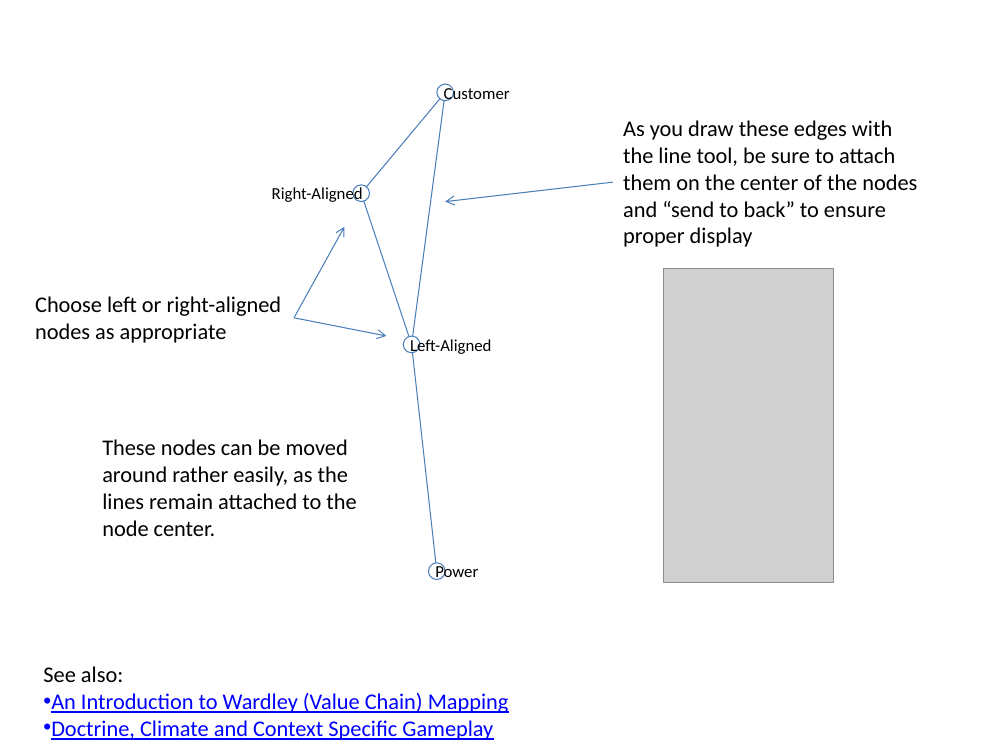
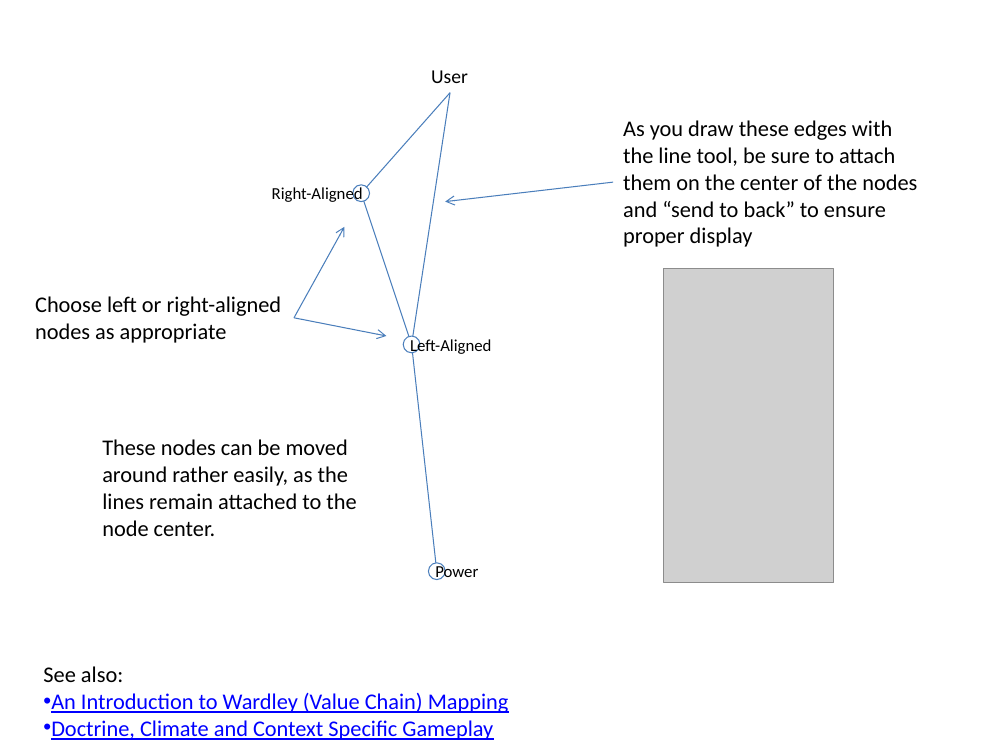
Before and after one commit to bemosior/bemosior.github.io, a slide deck: slide 1 of assets/posts/2016-06-25-wardley-map-template.pptx. Drawn at 1008x756 pixels with LibreOffice and Linux fonts; fonts in the diff are those of the drawing; grey boxes stand for pictures. Boxes give left, top, right and bottom in pixels: in the first picture for what was removed or moved away, otherwise in the second. Text is boxed around its words. In the diff, an @@ line names an element or a change of style, - is before the commit and + after.

```diff
--- a/assets/posts/2016-06-25-wardley-map-template.pptx
+++ b/assets/posts/2016-06-25-wardley-map-template.pptx
@@ text added at [431,70,468,83], 14 pt, text #000000 @@
+User
@@ arc (boxed as its full ellipse) removed at [436,84,454,101] @@
-Customer
@@ line moved from (446, 93) - (361, 194) to (450, 93) - (361, 194) @@
@@ line moved from (446, 93) - (411, 345) to (450, 93) - (411, 345) @@
```
Also in this commit, not shown: 1 other slide changed, 1 slide added.
